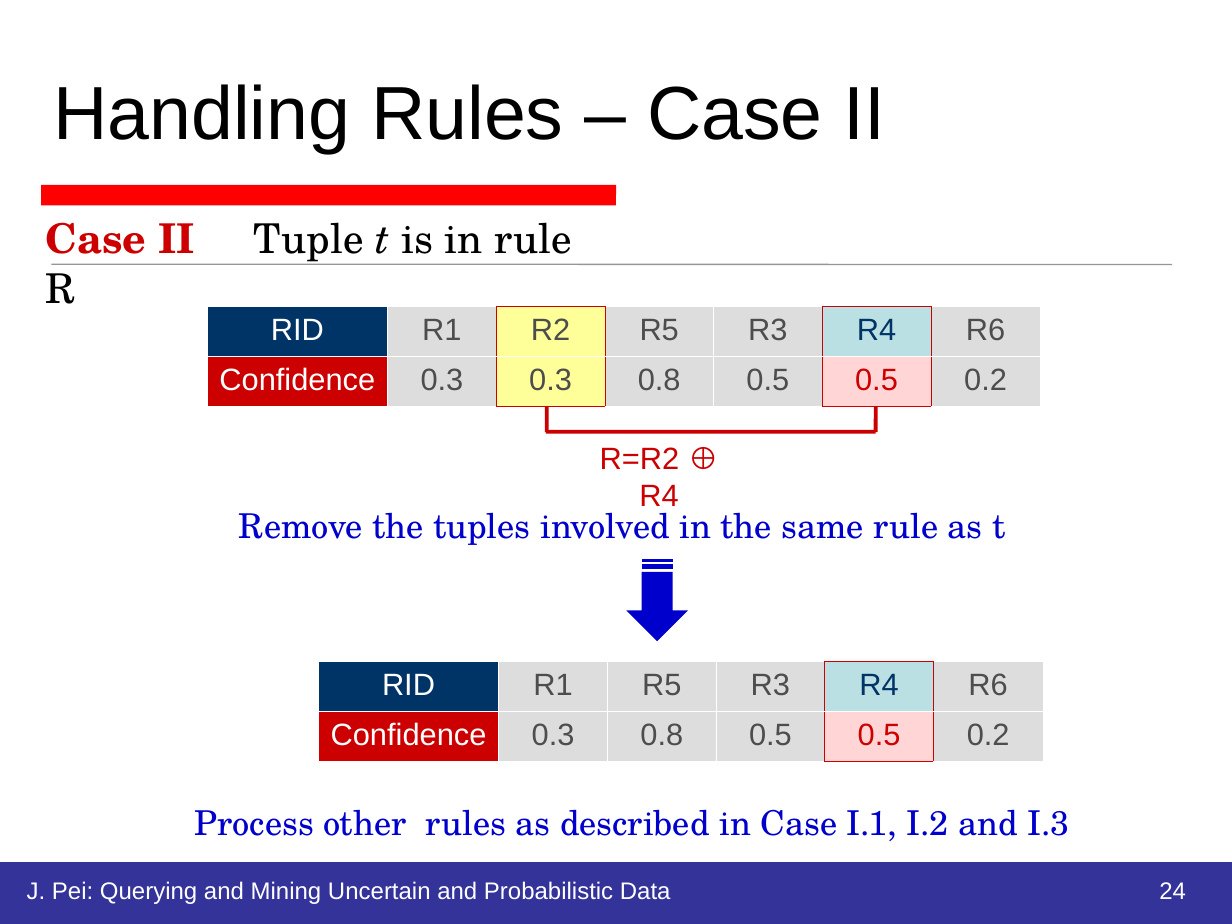
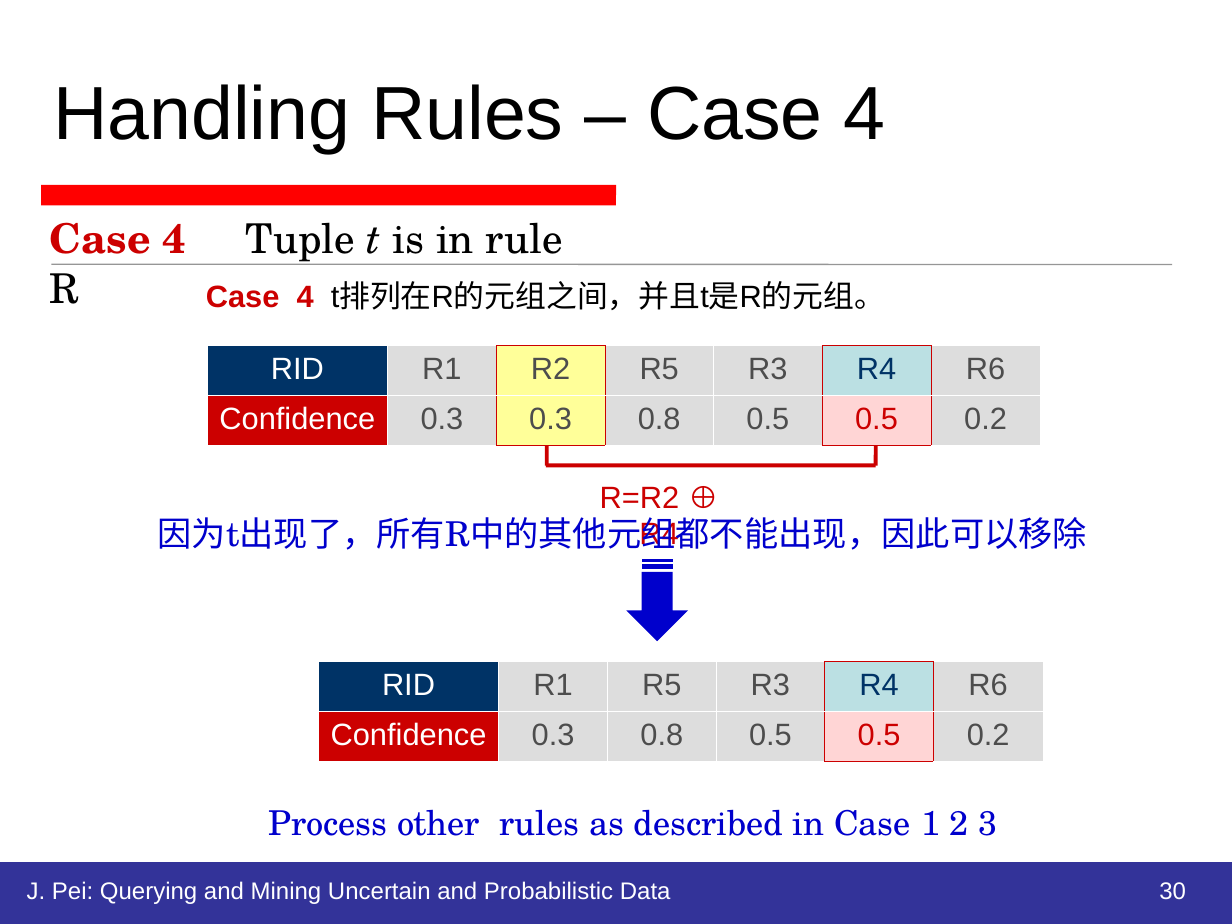
Before and after one commit to HiltonWei/wpstest, a slide deck: slide 30 of branches/区钺坚/读书报告/不确定性数据的查询分析处理.ppt (slide 24 before the commit). Drawn at 1232x924 pixels with LibreOffice and Linux fonts; fonts in the diff are those of the drawing. Boxes give left, top, right and bottom in pixels: in the first picture for what was removed or moved away, otherwise in the second. Text is boxed around its words. In the diff, an @@ line names an element or a change of style, - is before the commit and + after.

```diff
--- a/branches/区钺坚/读书报告/不确定性数据的查询分析处理.ppt
+++ b/branches/区钺坚/读书报告/不确定性数据的查询分析处理.ppt
@@ title at (53,84,886,154): text changed @@
-Handling Rules – Case II
+Handling Rules – Case 4
@@ text at (50,222,564,304): text changed @@
-Case II Tuple t is in rule R
+Case 4 Tuple t is in rule R
@@ text added at (206,283,885,310), 18 pt, text #000000 @@
+Case 4 t排列在R的元组之间，并且t是R的元组。
@@ table: place and size @@
-table at (207,307,1040,405)
+table at (207,346,1040,445)
@@ line moved from (547, 405) - (547, 432) to (547, 444) - (547, 466) @@
@@ line moved from (876, 432) - (876, 405) to (876, 466) - (876, 444) @@
@@ line moved from (546, 431) - (876, 431) to (546, 466) - (876, 466) @@
@@ text "R=R2 ⊕ R4" rewrapped from (600,447,679,506) to (600,486,679,550) @@
@@ text removed at (239,504,1005,545) @@
-Remove the tuples involved in the same rule as t
@@ text added at (158,517,1088,550), 20 pt, text #0000CC @@
+因为t出现了，所有R中的其他元组都不能出现，因此可以移除
@@ text at (268,809,997,836): text changed @@
-Process other rules as described in Case I.1, I.2 and I.3
+Process other rules as described in Case 1 2 3
@@ page number at (1159,882,1186,900): text changed @@
-24
+30
```
Also in this commit, not shown: 13 other slides changed, 10 slides added, 1 slide removed, 4 other files.
